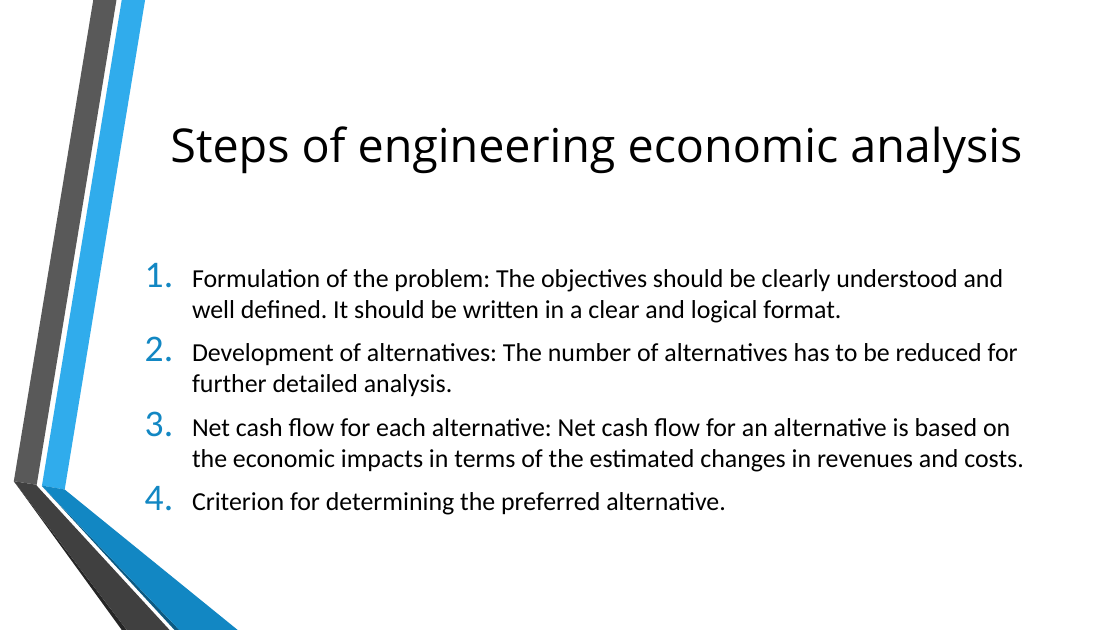
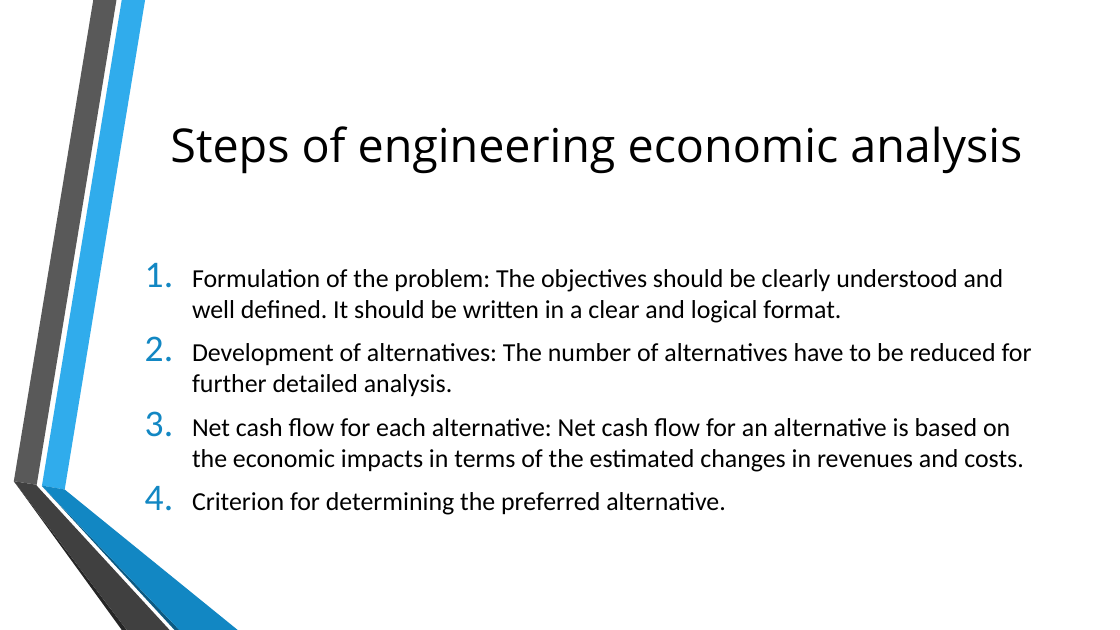
Before and after one commit to aryansinghdhiman2/stuff, a slide deck: slide 4 of Extras/Economics of Project Management.pptx. Drawn at 1120x630 pixels with LibreOffice and Linux fonts; fonts in the diff are those of the drawing; background and template pictures are left out. Boxes give left, top, right and bottom in pixels: in the first picture for what was removed or moved away, otherwise in the second. Text is boxed around its words. In the diff, an @@ line names an element or a change of style, - is before the commit and + after.

```diff
--- a/Extras/Economics of Project Management.pptx
+++ b/Extras/Economics of Project Management.pptx
@@ text at <box>192,343,1032,397</box>: text changed @@
-2. Development of alternatives: The number of alternatives has to be reduced for further detailed analysis.
+2. Development of alternatives: The number of alternatives have to be reduced for further detailed analysis.
```
Also in this commit, not shown: 25 other files.
